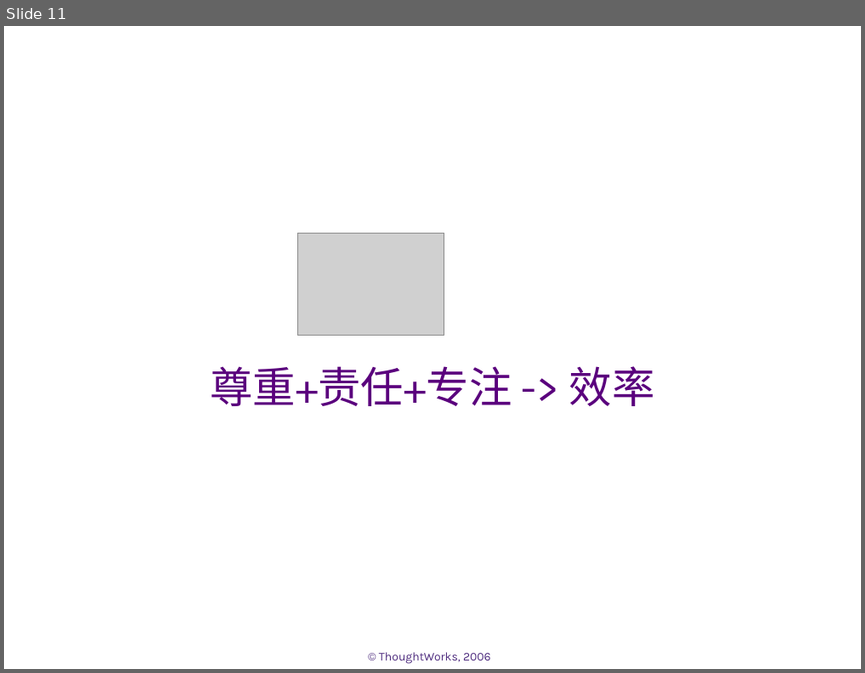
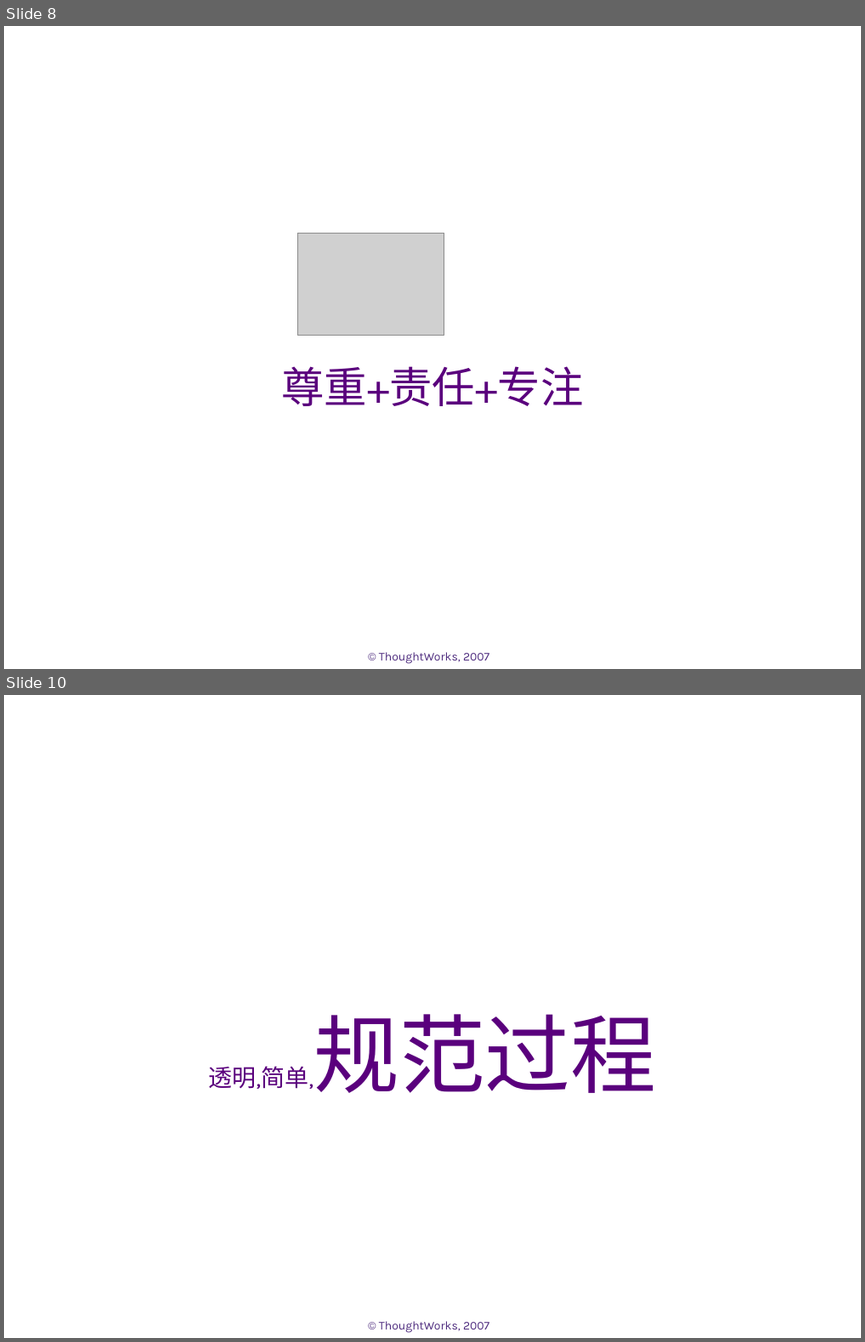
Before and after one commit to whimet/agilechina, a slide deck: docs/demo.ppt. Shown one above the other, each under a label of ours: slide 11 before the commit, slides 8 and 10 after it; the slides between them are not shown. The pictures are 865x673 and 865x1342 pixels, drawn with LibreOffice and Linux fonts; fonts in the diff are those of the drawing; grey boxes stand for pictures; background and template pictures are left out. Boxes give left, top, right and bottom in pixels: in the first picture for what was removed or moved away, otherwise in the second. Text is boxed around its words. In the diff, an @@ line names an element or a change of style, - is before the commit and + after.

```diff
--- a/docs/demo.ppt
+++ b/docs/demo.ppt
@@ slide 10 added at (4,695,861,1338), background #FFFFFF; not listed: 1 template element that a slide beside it also shows @@
@@ subtitle added at (208,1014,656,1093), 20 pt, text #5A007D @@
+透明,简单,规范过程
@@ what was slide 11 is now slide 8 @@
@@ slide 8 changed as well @@
@@ subtitle at (281,366,583,406): text changed @@
-尊重+责任+专注 -> 效率
+尊重+责任+专注
@@ text at (379,652,489,664): text changed @@
-© ThoughtWorks, 2006
+© ThoughtWorks, 2007
```
Also in this commit, not shown: 9 other slides changed, 7 other slides added, 10 slides removed.
